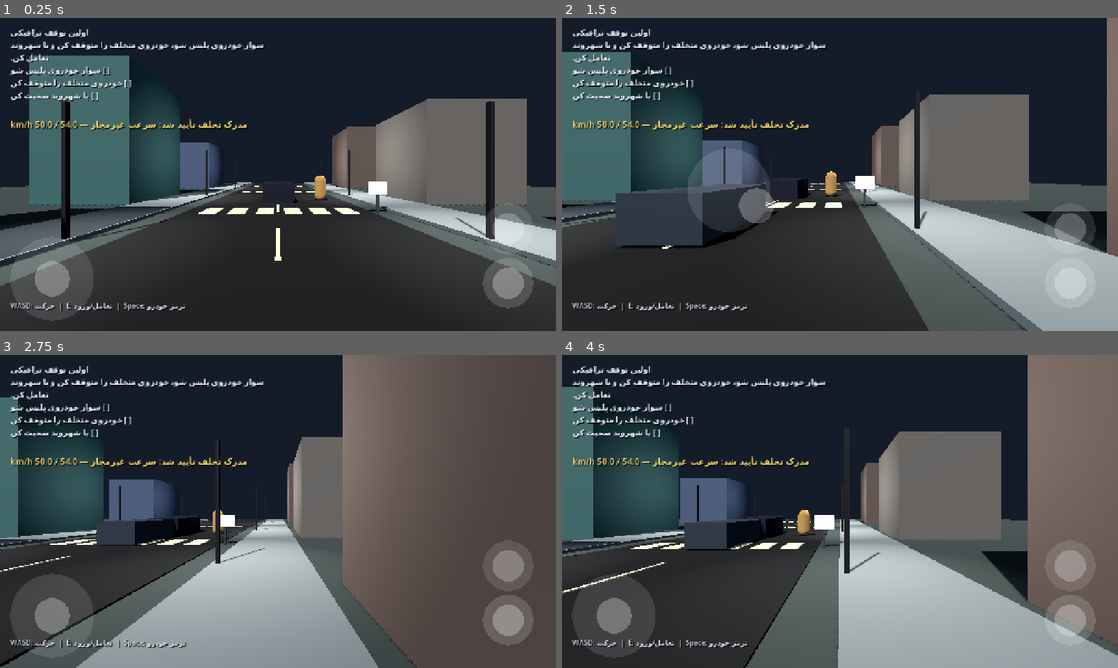
Above: before the commit, frames 1-4 (two rows, left to right).
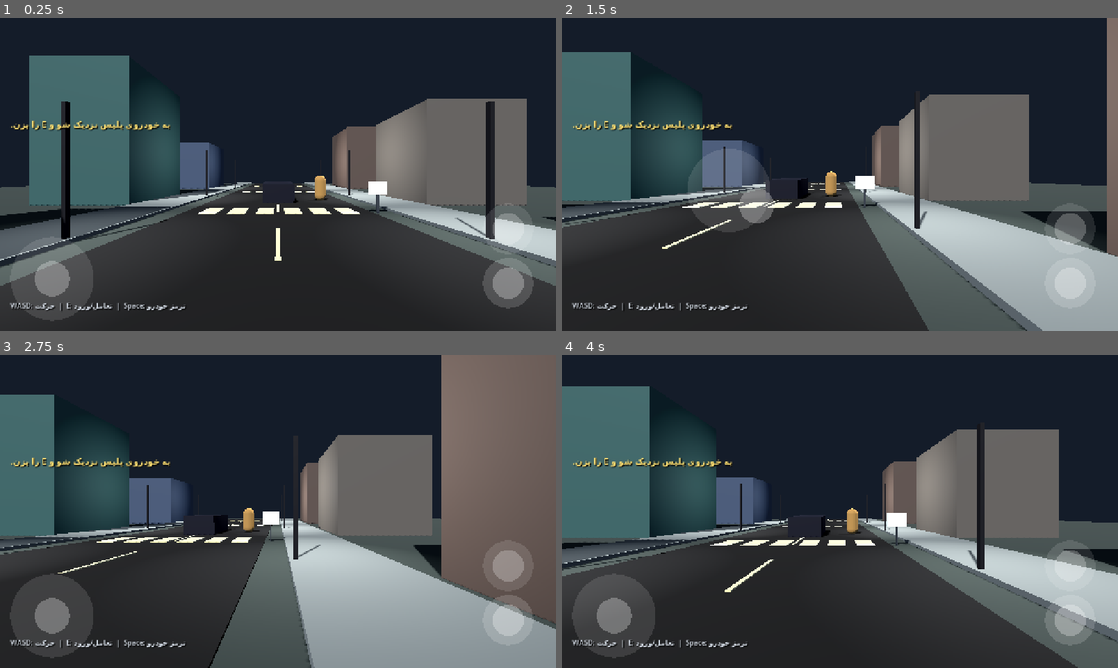
Above: after the commit, the same moments.

Repository: thedeverfankhajo-bot/PoliceSimulator3D
Game: Godot game, scene res://scenes/main/main.tscn
Same seed, same stepped clock (60 frames per second), same inputs: the game is played once before the commit and once after it.
Inputs (mouse positions are in pixels of both pictures, inside the frame that each line leads up to):
- Up to frame 1 (0.25 s): no input
- Up to frame 2 (1.5 s): tap Enter at 0.5 s; move the mouse to (962, 158) at 0.52 s; hold D (move_right) 0.53-1.25 s; tap E (interact) at 0.6 s; click (962, 158) at 0.67 s; drag from (728, 190) to (812, 237) at 1.27 s
- Up to frame 3 (2.75 s): move the mouse to (333, 442) at 2.02 s; hold D (move_right) from 2.03 s (still down); tap E (interact) at 2.1 s
- Up to frame 4 (4 s): release D (move_right) at 2.75 s; drag from (812, 574) to (673, 464) at 2.77 s; move the mouse to (1006, 558) at 3.52 s; hold A (move_left) from 3.53 s (still down); tap E (interact) at 3.6 s

The runs differ from the first frame. In frame 1, 2.2% of the frame differs, in the area x 1-48%, y 3-36%; in frame 2, 5.3%; in frame 3, 54%, in the area x 0-100%, y 0-100%; in frame 4, 49%.
Error after the commit: Parse Error: Static function "create_red_light_evidence()" not found in base "TrafficViolation". (res://scripts/vehicles/traffic_vehicle.gd:120)

Commit message:
Add optional traffic-light violation detection

Diff:
--- a/scripts/vehicles/traffic_vehicle.gd
+++ b/scripts/vehicles/traffic_vehicle.gd
@@ -16,6 +16,8 @@
 @export var waypoint_reach_distance: float = 1.5
 @export var turn_speed: float = 5.0
 @export var waypoints: Array[Node3D] = []
+@export var traffic_light: Node
+@export var obey_traffic_light := false
 
 var _waypoint_index := 0
 
@@ -25,13 +27,17 @@
 var _loop_start_position := Vector3.ZERO
 var _loop_reset_rotation := Basis.IDENTITY
 var _spawn_initialized := false
+var _last_z := 0.0
+var _red_light_reported := false
 
 
 func _ready() -> void:
 	_loop_start_position = global_position
 	_loop_reset_rotation = global_transform.basis
+	_last_z = global_position.z
 
 func _physics_process(delta: float) -> void:
+	var previous_z := global_position.z
 	if not _spawn_initialized:
 		_loop_start_position = global_position
 		_loop_reset_rotation = global_transform.basis
@@ -43,11 +49,13 @@
 		velocity = get_traffic_velocity()
 		move_and_slide()
 		_check_violation()
+		_check_red_light_violation(previous_z)
 		if global_position.z <= loop_end_z:
 			_reset_to_loop_start()
 		return
 	_follow_waypoints(delta)
 	_check_violation()
+	_check_red_light_violation(previous_z)
 
 func _follow_waypoints(delta: float) -> void:
 	if _waypoint_index >= waypoints.size():
@@ -99,6 +107,20 @@
 	violation_detected.emit(self, String(_violation_evidence["title"]))
 	violation_evidence_detected.emit(self, _violation_evidence.duplicate(true))
 
+func _check_red_light_violation(previous_z: float) -> void:
+	if _red_light_reported or traffic_light == null or not is_instance_valid(traffic_light):
+		return
+	if not traffic_light.has_method("is_red") or not traffic_light.is_red():
+		return
+	if not traffic_light.has_method("get_stop_line_z"):
+		return
+	var stop_line_z := float(traffic_light.get_stop_line_z())
+	if previous_z > stop_line_z and global_position.z <= stop_line_z and not obey_traffic_light:
+		_red_light_reported = true
+		var evidence := TRAFFIC_VIOLATION_SCRIPT.create_red_light_evidence(traffic_light.get_light_id(), stop_line_z)
+		violation_detected.emit(self, String(evidence["title"]))
+		violation_evidence_detected.emit(self, evidence.duplicate(true))
+
 func has_reported_violation() -> bool:
 	return _violation_reported
 
